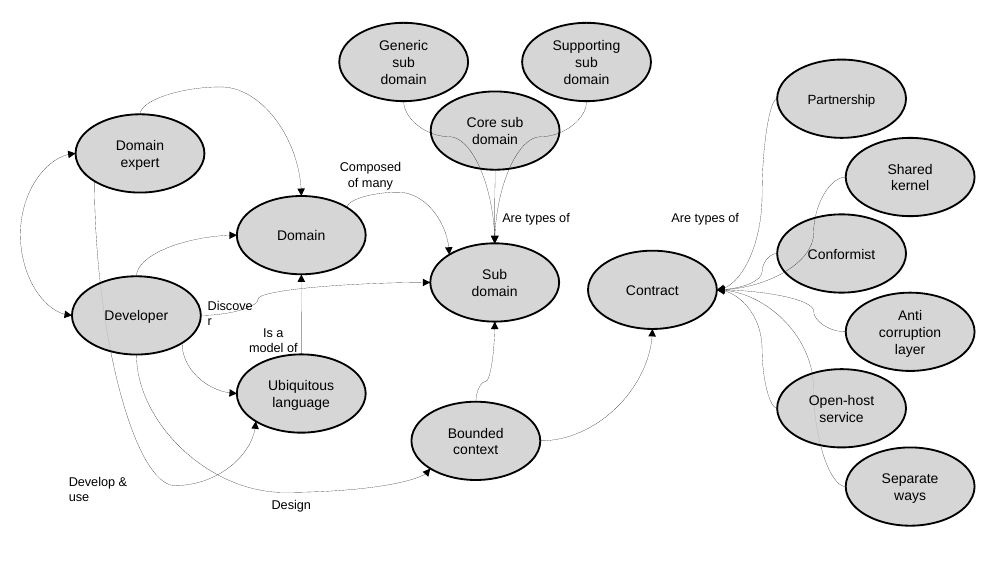
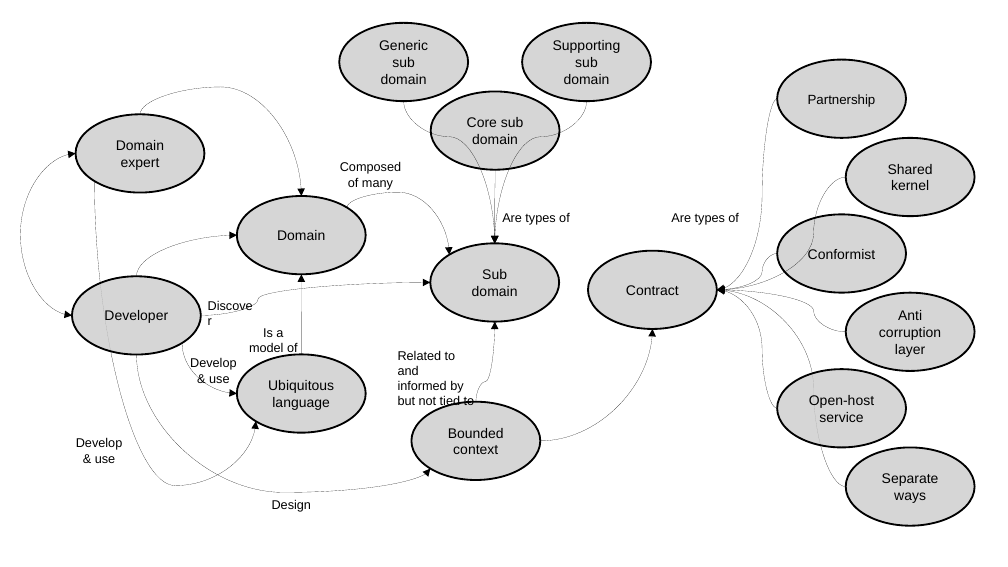
Before and after one commit to megakevin/end-point-blog, a slide deck: slide 12 of 2025/09/high-level-system-analysis-and-design-ddd-part-1/diagrams.odp. Drawn at 1008x567 pixels with LibreOffice and Linux fonts; fonts in the diff are those of the drawing. Boxes give left, top, right and bottom in pixels: in the first picture for what was removed or moved away, otherwise in the second. Text is boxed around its words. In the diff, an @@ line names an element or a change of style, - is before the commit and + after.

```diff
--- a/2025/09/high-level-system-analysis-and-design-ddd-part-1/diagrams.odp
+++ b/2025/09/high-level-system-analysis-and-design-ddd-part-1/diagrams.odp
@@ text added at (190, 358, 236, 386), 10 pt, text #000000 @@
+Develop
+& use
@@ text added at (398, 350, 475, 408), 10 pt, text #000000 @@
+Related to and
+informed by
+but not tied to
@@ text at (76, 437, 122, 463): text changed @@
-Develop & use
+Develop
+& use
```
Also in this commit, not shown: 1 other slide changed, 1 other file.
